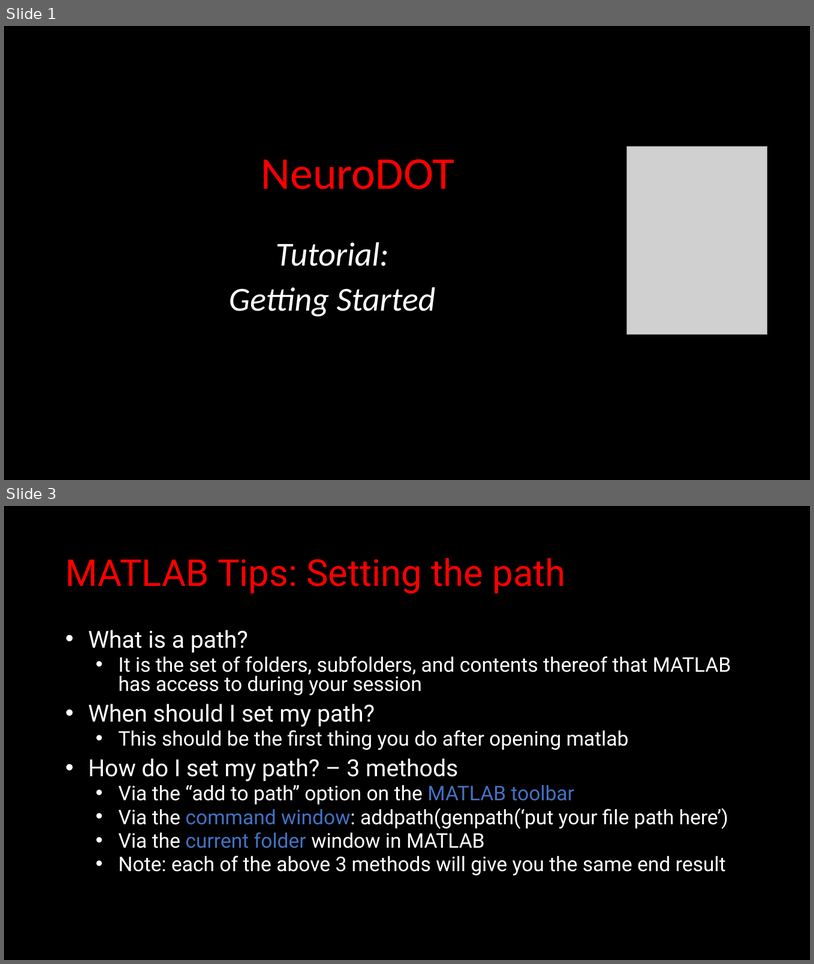
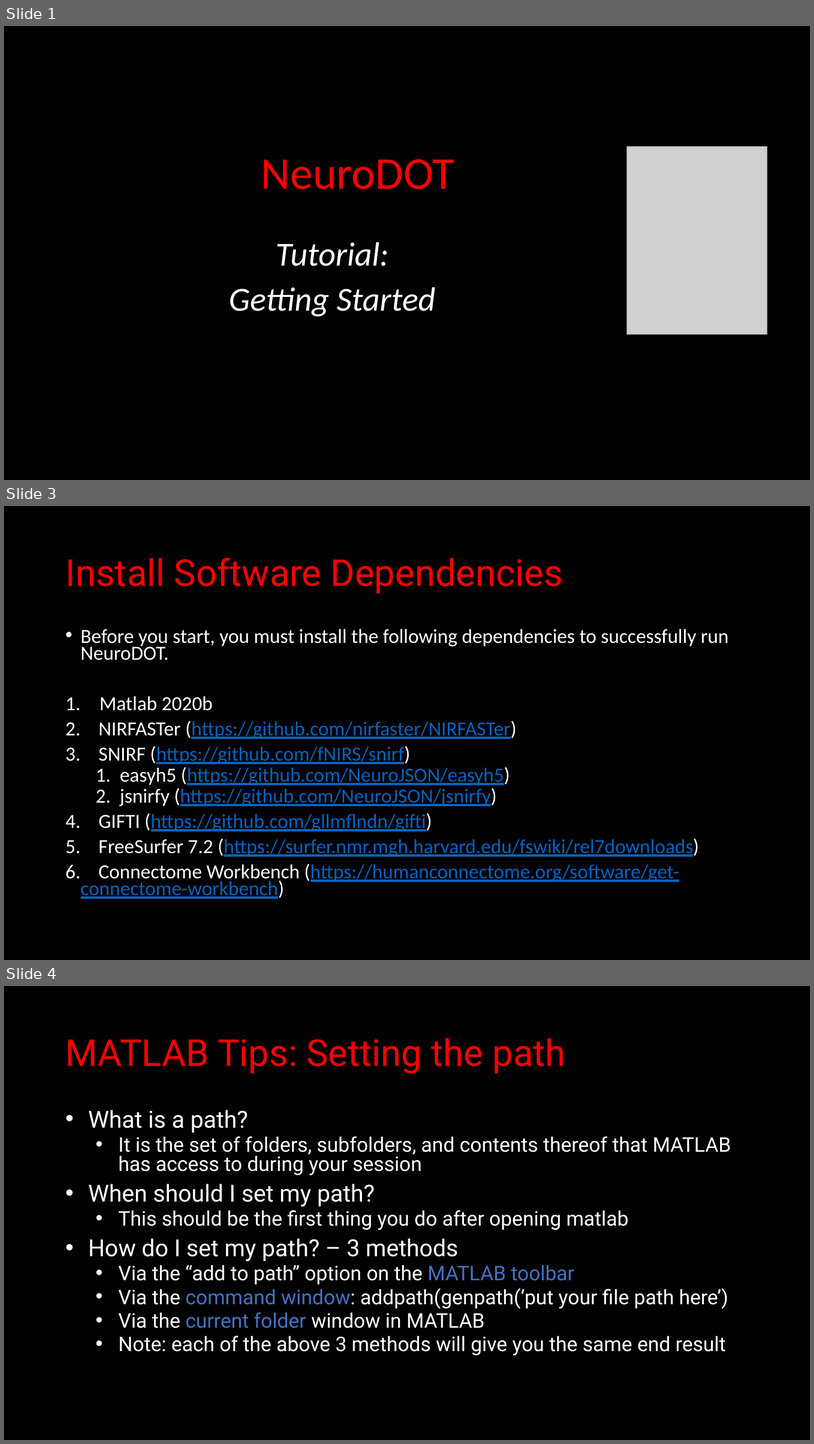
Before and after one commit to WUSTL-ORL/NeuroDOT, a slide deck: Documentation/Tutorials/NeuroDOT_Tutorial_Getting_Started.pptx. Shown one above the other, each under a label of ours: slides 1 and 3 before the commit, slides 1, 3 and 4 after it; the slides between them are not shown. The pictures are 814x964 and 814x1444 pixels, drawn with LibreOffice and Linux fonts; fonts in the diff are those of the drawing; grey boxes stand for pictures. Boxes give left, top, right and bottom in pixels: in the first picture for what was removed or moved away, otherwise in the second. Text is boxed around its words. In the diff, an @@ line names an element or a change of style, - is before the commit and + after.

```diff
--- a/Documentation/Tutorials/NeuroDOT_Tutorial_Getting_Started.pptx
+++ b/Documentation/Tutorials/NeuroDOT_Tutorial_Getting_Started.pptx
@@ slide 3 added at [4,506,810,960], background #000000 @@
@@ title added at [65,558,563,594], 44 pt, text #FF0000 @@
+Install Software Dependencies
@@ text added at [81,629,729,898], 23.8 pt, text #0563C1, underline @@
+• Before you start, you must install the following dependencies to successfully run NeuroDOT.
+1. Matlab 2020b
+2. NIRFASTer (https://github.com/nirfaster/NIRFASTer)
+3. SNIRF (https://github.com/fNIRS/snirf)
+  1. easyh5 (https://github.com/NeuroJSON/easyh5)
+  2. jsnirfy (https://github.com/NeuroJSON/jsnirfy)
+4. GIFTI (https://github.com/gllmflndn/gifti)
+5. FreeSurfer 7.2 (https://surfer.nmr.mgh.harvard.edu/fswiki/rel7downloads)
+6. Connectome Workbench (https://humanconnectome.org/software/get-connectome-workbench)
@@ what was slide 3 is now slide 4 @@
```
Also in this commit, not shown: 1 slide changed.
